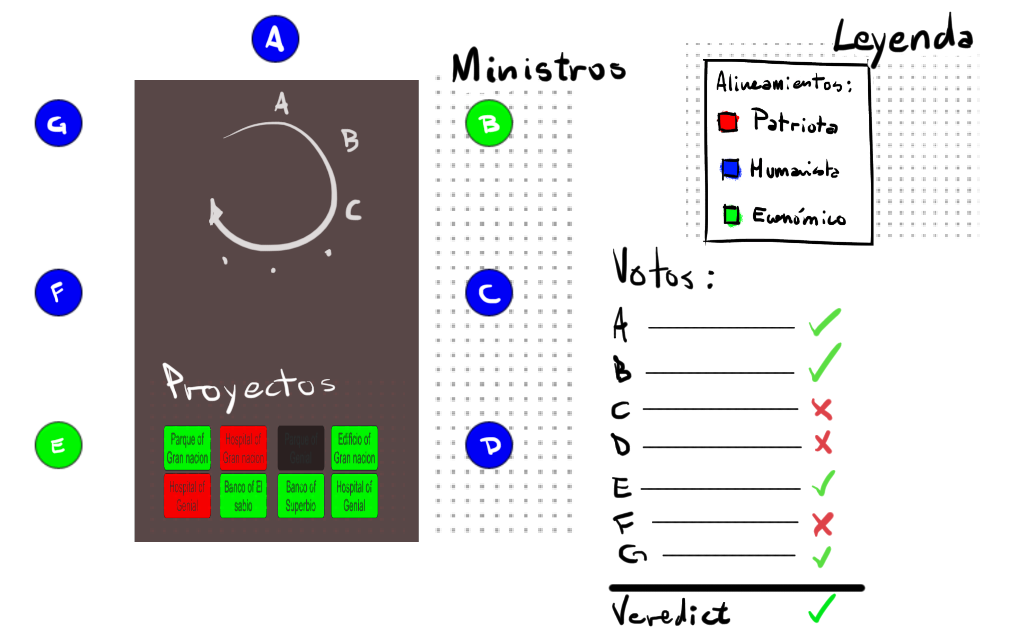
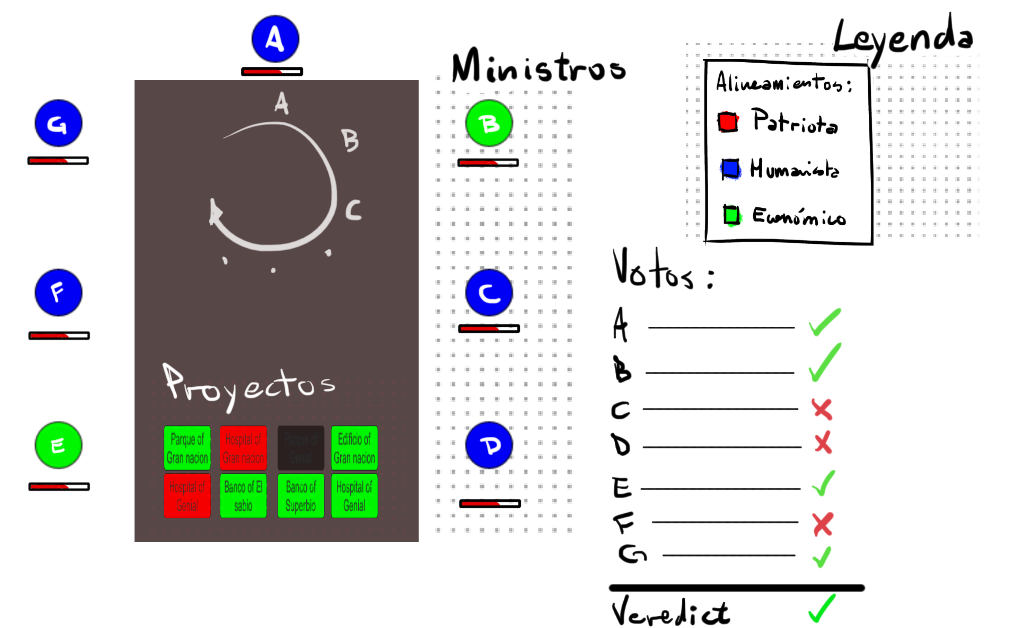
Comparing the layer stacks of the two 1016 × 628 images. Changes:
added layer "Layer 26(pasted)" above "Layer 25(pasted)" over [28, 331, 91, 492]
added layer "Layer 25(pasted)" above "Layer 16" over [28, 324, 522, 509]
added layer "Layer 16" (1st of 2) above "Layer 17" over [27, 67, 522, 509]
painted on "Layer 7" over [27, 67, 522, 508]
painted on "Copy of Layer 3" over [78, 67, 462, 509]
painted on "Layer 16" (2nd of 2, in "Mesa c/ ministros") over [27, 67, 520, 168]
painted on "Layer 3" over [27, 67, 522, 509]
painted on "rect2309.png" over [457, 158, 522, 509]
painted on "BG" over [27, 67, 522, 509]
